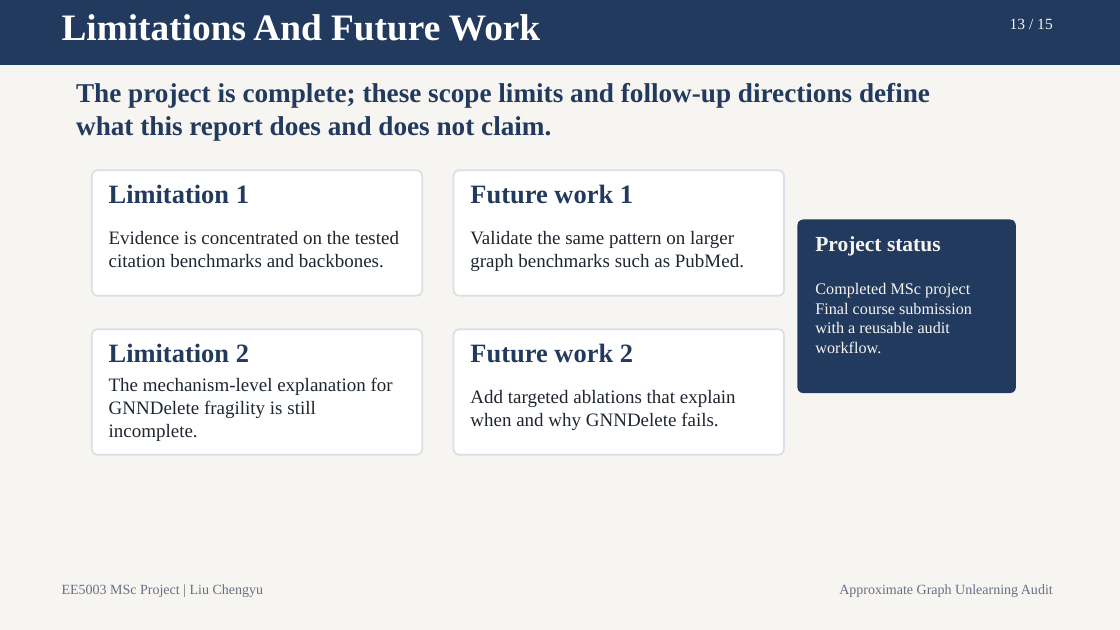
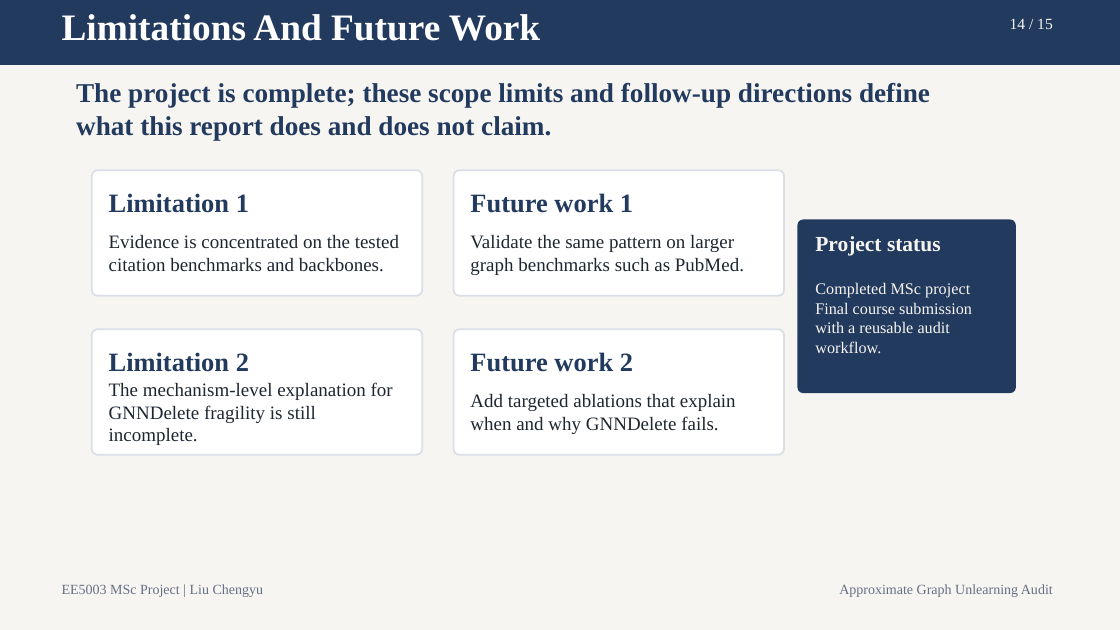
Before and after one commit to lelelelelelelelelelelelele/OpenGU, a slide deck: slide 14 of GULib-master/report/0417_5003report/ppt/out-test/final_15min_defense.pptx (slide 13 before the commit). Drawn at 1120x630 pixels with LibreOffice and Linux fonts; fonts in the diff are those of the drawing. Boxes give left, top, right and bottom in pixels: in the first picture for what was removed or moved away, otherwise in the second. Text is boxed around its words. In the diff, an @@ line names an element or a change of style, - is before the commit and + after.

```diff
--- a/GULib-master/report/0417_5003report/ppt/out-test/final_15min_defense.pptx
+++ b/GULib-master/report/0417_5003report/ppt/out-test/final_15min_defense.pptx
@@ text at <box>1010,18,1053,29</box>: text changed @@
-13 / 15
+14 / 15
@@ text "Evidence is concentrated on the ...": place and size @@
-text "Evidence is concentrated on the ..." at <box>109,231,399,268</box>
+text "Evidence is concentrated on the ..." at <box>109,235,399,272</box>
@@ text "Validate the same pattern on ...": place and size @@
-text "Validate the same pattern on ..." at <box>470,231,744,271</box>
+text "Validate the same pattern on ..." at <box>470,235,744,275</box>
@@ 4 texts: place and size @@
-4 texts at <box>109,184,633,363</box>
+4 texts at <box>109,193,633,372</box>
@@ text "The mechanism-level explanation for GNNDelete ...": place and size @@
-text "The mechanism-level explanation for GNNDelete ..." at <box>109,377,393,441</box>
+text "The mechanism-level explanation for GNNDelete ..." at <box>109,382,393,445</box>
@@ text "Add targeted ablations that explain ...": place and size @@
-text "Add targeted ablations that explain ..." at <box>470,390,736,430</box>
+text "Add targeted ablations that explain ..." at <box>470,394,736,434</box>
```
Also in this commit, not shown: 13 other slides changed, 7 other files.
